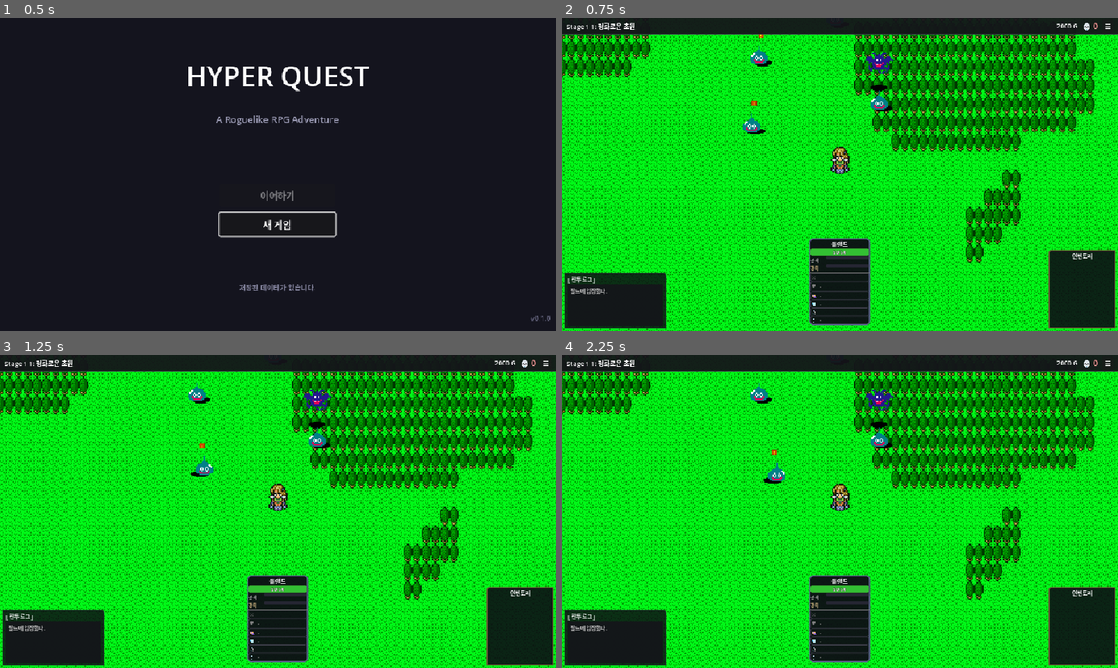
Above: before the commit, frames 1-4 (two rows, left to right).
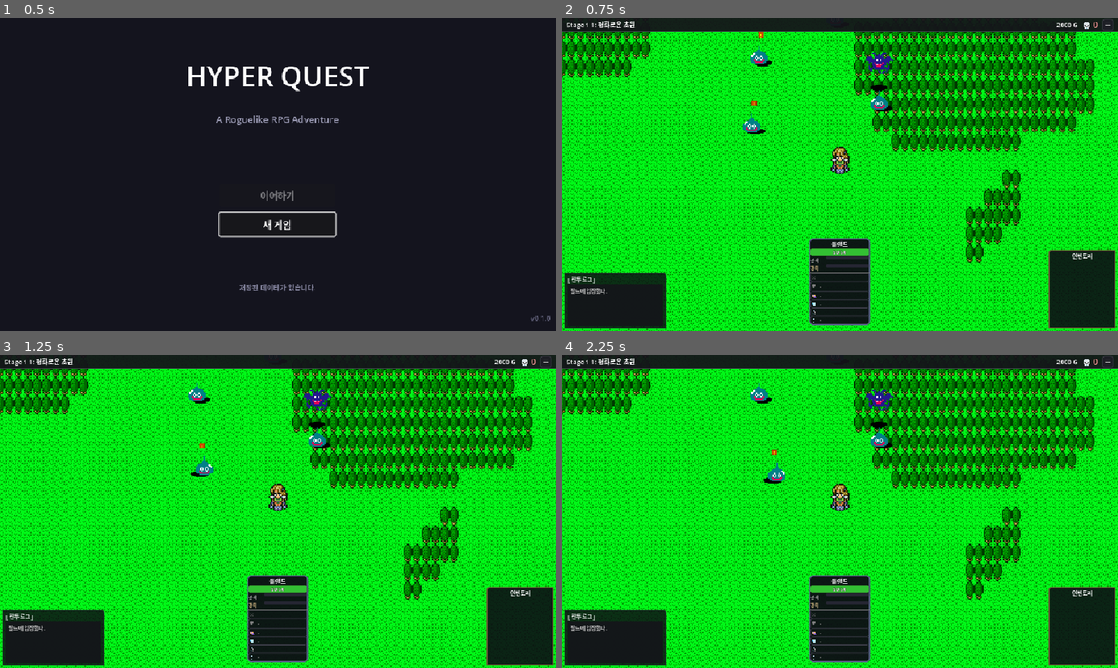
Above: after the commit, the same moments.

Repository: limmmmmmn/Appears-Appears
Game: Godot game, scene res://scenes/main/Main.tscn
Same seed, same stepped clock (60 frames per second), same inputs: the game is played once before the commit and once after it.
Inputs:
- Up to frame 1 (0.5 s): no input
- Up to frame 2 (0.75 s): click "새 게임" at 0.5 s
- Up to frame 3 (1.25 s): no input
- Up to frame 4 (2.25 s): click "☰" at 1.25 s; click "게임 계속" at 2 s

Frame 1 is identical in both runs. In frame 2, 1.4% of the frame differs, in the area x 0-100%, y 0-6%; in frame 3, 1.4%; in frame 4, 1.4%.

Commit message:
Add hover styling to field HUD buttons

Diff:
--- a/scripts/ui/field/FieldHUD.gd
+++ b/scripts/ui/field/FieldHUD.gd
@@ -71,6 +71,7 @@
 
 func _setup_components() -> void:
 	_setup_speed_button()
+	_setup_field_buttons()
 
 	# 배틀 로그
 	battle_log = BattleLogUI.new()
@@ -83,19 +84,12 @@
 	if not speed_button:
 		return
 
-	var style := StyleBoxFlat.new()
-	style.bg_color = Color(0.2, 0.2, 0.25, 0.9)
-	style.corner_radius_top_left = 3
-	style.corner_radius_top_right = 3
-	style.corner_radius_bottom_left = 3
-	style.corner_radius_bottom_right = 3
-	style.border_width_bottom = 2
-	style.border_color = Color(0.4, 0.6, 0.9)
-	speed_button.add_theme_stylebox_override("normal", style)
-
-	var hover := style.duplicate()
-	hover.bg_color = Color(0.25, 0.25, 0.3, 0.95)
-	speed_button.add_theme_stylebox_override("hover", hover)
+	_apply_field_button_style(speed_button)
+
+
+func _setup_field_buttons() -> void:
+	if menu_button:
+		_apply_field_button_style(menu_button)
 
 
 func _setup_kill_label() -> void:
@@ -233,6 +227,7 @@
 		display_text = "%s %s" % [icon, item_name]
 
 	row.setup(display_text, rarity_color, rarity)
+	_apply_field_button_style(row)
 
 	# 툴팁
 	var stats: Dictionary = item.data.get("stats", {})
@@ -246,6 +241,38 @@
 	return row
 
 
+func _apply_field_button_style(btn: Button) -> void:
+	if not btn:
+		return
+
+	var normal_style := StyleBoxFlat.new()
+	normal_style.bg_color = Color(0.12, 0.12, 0.15, 0.9)
+	normal_style.border_width_left = 1
+	normal_style.border_width_top = 1
+	normal_style.border_width_right = 1
+	normal_style.border_width_bottom = 1
+	normal_style.border_color = Color(0.3, 0.3, 0.35, 0.7)
+	normal_style.corner_radius_top_left = 3
+	normal_style.corner_radius_top_right = 3
+	normal_style.corner_radius_bottom_left = 3
+	normal_style.corner_radius_bottom_right = 3
+	normal_style.content_margin_left = 4
+	normal_style.content_margin_right = 4
+
+	var hover_style := normal_style.duplicate()
+	hover_style.bg_color = Color(0.3, 0.3, 0.15, 0.95)
+	hover_style.border_width_left = 2
+	hover_style.border_width_top = 2
+	hover_style.border_width_right = 2
+	hover_style.border_width_bottom = 2
+	hover_style.border_color = Color(1.0, 0.95, 0.3, 1.0)
+
+	btn.add_theme_stylebox_override("normal", normal_style)
+	btn.add_theme_stylebox_override("hover", hover_style)
+	btn.add_theme_stylebox_override("pressed", hover_style)
+	btn.mouse_default_cursor_shape = Control.CURSOR_POINTING_HAND
+
+
 ## 드래그 가능한 인벤토리 아이템 행 (Button 기반)
 class _DraggableItemRow extends Button:
 	var item_id: String = ""
@@ -264,39 +291,6 @@
 
 		add_theme_font_size_override("font_size", 9)
 		add_theme_color_override("font_color", color)
-
-		# 기본 스타일 (normal)
-		var normal_style := StyleBoxFlat.new()
-		normal_style.bg_color = Color(0.1, 0.1, 0.12, 0.8)
-		normal_style.border_width_left = 1
-		normal_style.border_width_top = 1
-		normal_style.border_width_right = 1
-		normal_style.border_width_bottom = 1
-		normal_style.border_color = Color(0.35, 0.35, 0.4, 0.8)
-		normal_style.corner_radius_top_left = 3
-		normal_style.corner_radius_top_right = 3
-		normal_style.corner_radius_bottom_left = 3
-		normal_style.corner_radius_bottom_right = 3
-		normal_style.content_margin_left = 4
-		normal_style.content_margin_right = 4
-		add_theme_stylebox_override("normal", normal_style)
-
-		# 호버 스타일
-		var hover_style := StyleBoxFlat.new()
-		hover_style.bg_color = Color(0.3, 0.3, 0.15, 1.0)
-		hover_style.border_width_left = 2
-		hover_style.border_width_top = 2
-		hover_style.border_width_right = 2
-		hover_style.border_width_bottom = 2
-		hover_style.border_color = Color(1.0, 0.95, 0.3, 1.0)
-		hover_style.corner_radius_top_left = 3
-		hover_style.corner_radius_top_right = 3
-		hover_style.corner_radius_bottom_left = 3
-		hover_style.corner_radius_bottom_right = 3
-		hover_style.content_margin_left = 4
-		hover_style.content_margin_right = 4
-		add_theme_stylebox_override("hover", hover_style)
-		add_theme_stylebox_override("pressed", hover_style)
 
 		# 클릭 연결
 		pressed.connect(_on_pressed)
